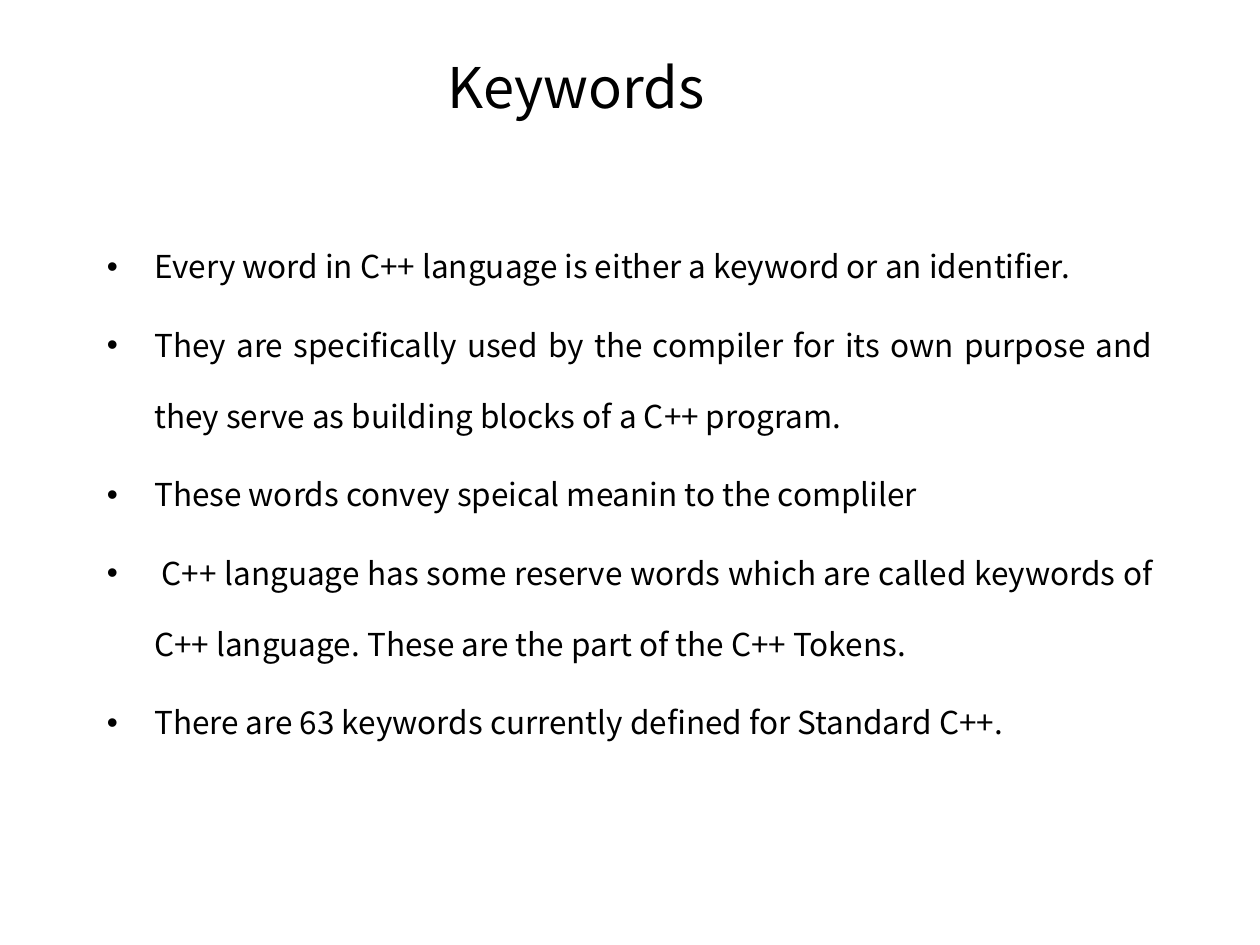
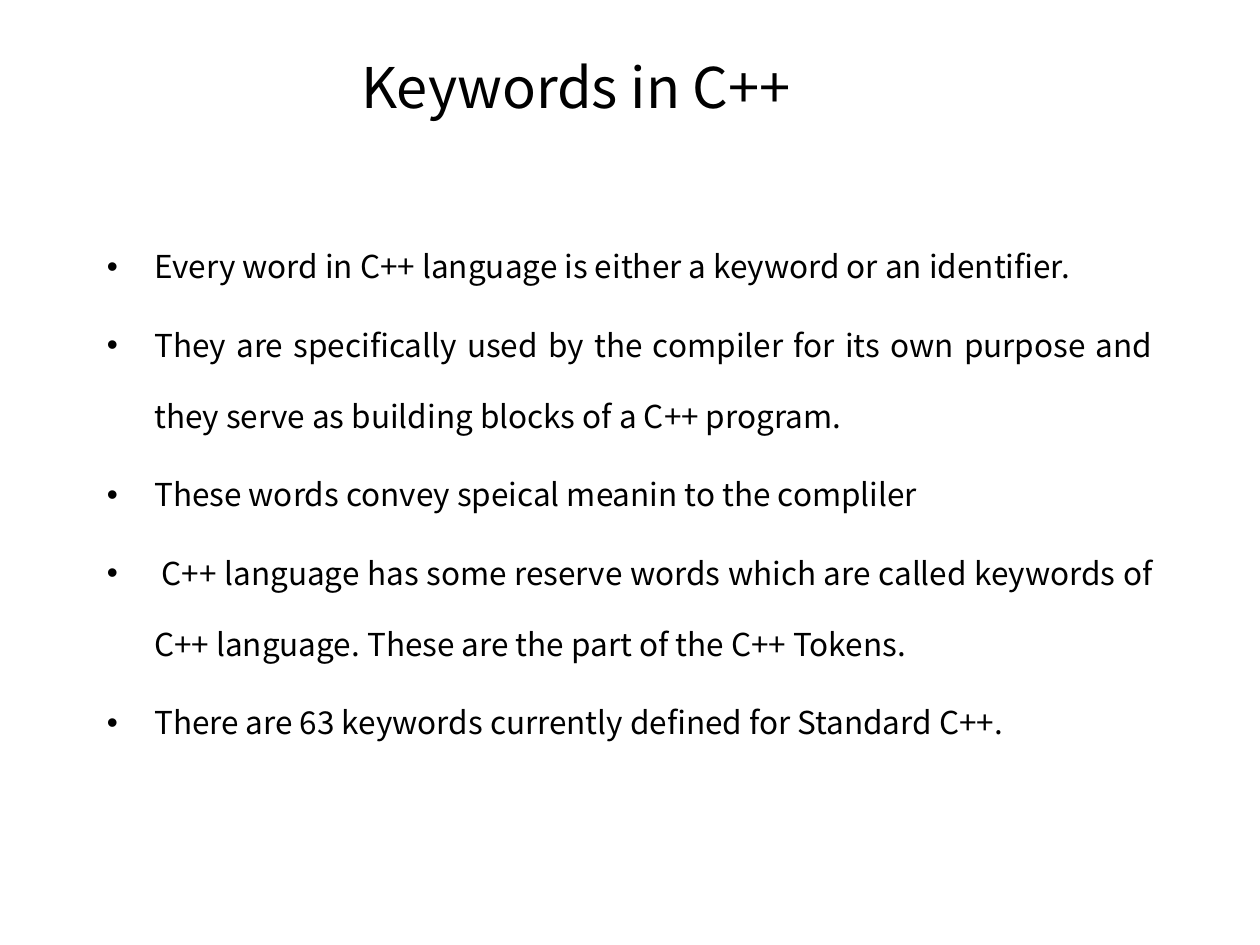
Before and after one commit to pankajfri/Training-Materials, a slide deck: slide 7 of Objected Oriented Programming Concepts Using C++ & Data Structures/Session-1.pptx. Drawn at 1260x945 pixels with LibreOffice and Linux fonts; fonts in the diff are those of the drawing. Boxes give left, top, right and bottom in pixels: in the first picture for what was removed or moved away, otherwise in the second. Text is boxed around its words. In the diff, an @@ line names an element or a change of style, - is before the commit and + after.

```diff
--- a/Objected Oriented Programming Concepts Using C++ & Data Structures/Session-1.pptx
+++ b/Objected Oriented Programming Concepts Using C++ & Data Structures/Session-1.pptx
@@ title at [361,63,791,121]: text changed @@
-Keywords
+Keywords in C++
```
Also in this commit, not shown: 10 other slides changed, 1 slide removed, 1 other file.
